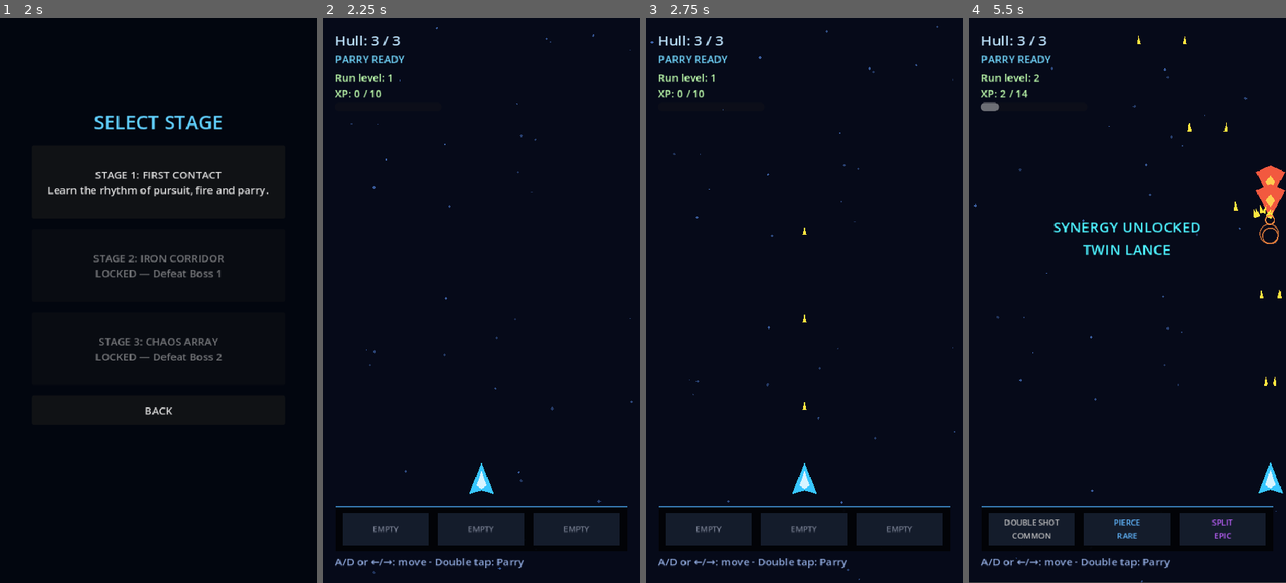
Above: before the commit, frames 1-4 (left to right).
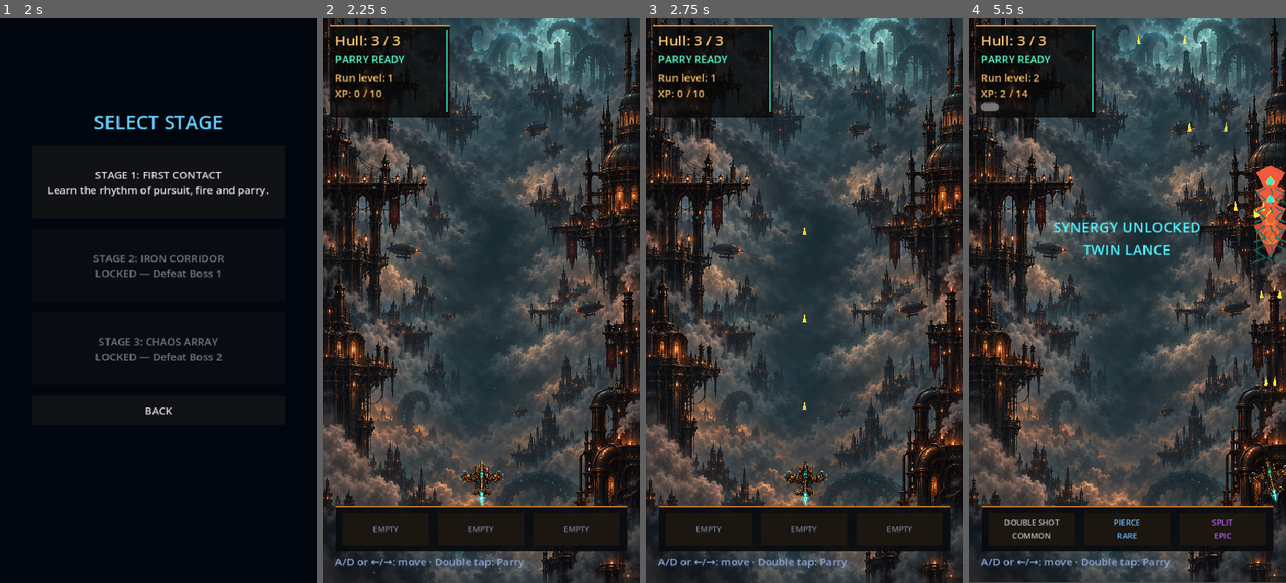
Above: after the commit, the same moments.

Repository: Gonz007/Bullet-Rogue
Game: Godot game, scene res://scenes/MainMenu.tscn
The game is run twice, just before and just after one commit, with the same random seed, the same clock (stepped at 60 frames per second) and the same inputs.
Inputs (mouse positions are in pixels of both pictures, inside the frame that each line leads up to):
- Up to frame 1 (2 s): click "PLAY" at 0.5 s; click "PLAY" at 1.25 s
- Up to frame 2 (2.25 s): click "STAGE 1: FIRST CONTACT Learn …" at 2 s
- Up to frame 3 (2.75 s): no input
- Up to frame 4 (5.5 s): tap Enter (ui_accept) at 2.75, 3.02, 3.77, 5.27 s; move the mouse to (1197, 272) at 2.77 s; hold D (move_right) 2.78-3.53 s; tap R at 2.85 s; click (1197, 272) at 2.92 s; move the mouse to (1064, 328) at 3.52 s; hold A (move_left) 3.53-4.28 s; tap 1 at 3.6 s; click (1064, 328) at 3.67 s; move the mouse to (1159, 176) at 4.27 s; hold D (move_right) from 4.28 s (still down); tap 2 at 4.35 s; click (1159, 176) at 4.42 s; move the mouse to (1111, 413) at 5.02 s; tap 3 at 5.1 s; click (1111, 413) at 5.17 s

Frame 1 is identical in both runs. In frame 2, 77% of the frame differs, in the area x 0-100%, y 0-100%; in frame 3, 77%; in frame 4, 77%.

Commit message:
feat: add steampunk alien visual pass

Diff:
--- a/scenes/Main.tscn
+++ b/scenes/Main.tscn
@@ -35,6 +35,8 @@
 [ext_resource type="PackedScene" path="res://scenes/ui/ShopUI.tscn" id="22_shop_ui"]
 [ext_resource type="PackedScene" path="res://scenes/ui/PauseMenu.tscn" id="23_pause"]
 [ext_resource type="PackedScene" path="res://scenes/ui/TouchControls.tscn" id="34_touch"]
+[ext_resource type="Texture2D" path="res://assets/backgrounds/steampunk_alien_sky_v1.png" id="35_sky"]
+[ext_resource type="Script" path="res://scripts/visual/backdrop_atmosphere.gd" id="36_atmosphere"]
 
 [node name="Main" type="Node2D" unique_id=827351479]
 script = ExtResource("1_main")
@@ -44,6 +46,22 @@
 offset_bottom = 854.0
 mouse_filter = 2
 color = Color(0.025, 0.04, 0.1, 1)
+
+[node name="SteampunkSky" type="TextureRect" parent="Background"]
+layout_mode = 1
+anchors_preset = 15
+anchor_right = 1.0
+anchor_bottom = 1.0
+grow_horizontal = 2
+grow_vertical = 2
+mouse_filter = 2
+texture = ExtResource("35_sky")
+expand_mode = 1
+stretch_mode = 6
+
+[node name="Atmosphere" type="Node2D" parent="."]
+z_index = 1
+script = ExtResource("36_atmosphere")
 
 [node name="ScrollLayer" type="Node2D" parent="." unique_id=16692188]
 
@@ -82,10 +100,34 @@
 
 [node name="HUD" type="CanvasLayer" parent="." unique_id=1980825833]
 
+[node name="StatusPlate" type="ColorRect" parent="HUD"]
+offset_left = 10.0
+offset_top = 10.0
+offset_right = 192.0
+offset_bottom = 150.0
+mouse_filter = 2
+color = Color(0.025, 0.028, 0.03, 0.78)
+
+[node name="CopperTop" type="ColorRect" parent="HUD/StatusPlate"]
+layout_mode = 0
+offset_right = 182.0
+offset_bottom = 2.0
+mouse_filter = 2
+color = Color(0.92, 0.58, 0.22, 0.92)
+
+[node name="AlienStatusLight" type="ColorRect" parent="HUD/StatusPlate"]
+layout_mode = 0
+offset_left = 176.0
+offset_top = 8.0
+offset_right = 179.0
+offset_bottom = 132.0
+mouse_filter = 2
+color = Color(0.18, 0.95, 0.75, 0.82)
+
 [node name="HealthLabel" type="Label" parent="HUD" unique_id=254296123]
 offset_left = 18.0
 offset_top = 18.0
-theme_override_colors/font_color = Color(0.75, 0.9, 1, 1)
+theme_override_colors/font_color = Color(1, 0.78, 0.42, 1)
 theme_override_font_sizes/font_size = 22
 text = "Hull: 3 / 3"
 
@@ -138,21 +180,21 @@
 [node name="ParryLabel" type="Label" parent="HUD" unique_id=169954950]
 offset_left = 18.0
 offset_top = 50.0
-theme_override_colors/font_color = Color(0.45, 0.85, 1, 1)
+theme_override_colors/font_color = Color(0.35, 1, 0.82, 1)
 theme_override_font_sizes/font_size = 16
 text = "PARRY READY"
 
 [node name="LevelLabel" type="Label" parent="HUD" unique_id=1168058073]
 offset_left = 18.0
 offset_top = 78.0
-theme_override_colors/font_color = Color(0.75, 1, 0.68, 1)
+theme_override_colors/font_color = Color(0.94, 0.72, 0.42, 1)
 theme_override_font_sizes/font_size = 16
 text = "Run level: 1"
 
 [node name="ExperienceLabel" type="Label" parent="HUD" unique_id=330526920]
 offset_left = 18.0
 offset_top = 102.0
-theme_override_colors/font_color = Color(0.75, 1, 0.68, 1)
+theme_override_colors/font_color = Color(0.94, 0.72, 0.42, 1)
 theme_override_font_sizes/font_size = 16
 text = "XP: 0 / 10"
 
@@ -192,7 +234,7 @@
 grow_horizontal = 2
 grow_vertical = 2
 mouse_filter = 2
-color = Color(0.008, 0.012, 0.025, 0.94)
+color = Color(0.035, 0.045, 0.055, 0.94)
 
 [node name="BorderTop" type="ColorRect" parent="HUD/CardPanel" unique_id=54944499]
 layout_mode = 1
@@ -201,7 +243,7 @@
 offset_bottom = 2.0
 grow_horizontal = 2
 mouse_filter = 2
-color = Color(0.25, 0.55, 0.8, 0.85)
+color = Color(0.82, 0.49, 0.16, 0.9)
 
 [node name="Slot1Back" type="ColorRect" parent="HUD/CardPanel" unique_id=894891184]
 layout_mode = 1
@@ -213,7 +255,7 @@
 grow_horizontal = 2
 grow_vertical = 2
 mouse_filter = 2
-color = Color(0.08, 0.11, 0.17, 1)
+color = Color(0.11, 0.09, 0.065, 0.96)
 
 [node name="Slot2Back" type="ColorRect" parent="HUD/CardPanel" unique_id=1279042158]
 layout_mode = 1
@@ -225,7 +267,7 @@
 grow_horizontal = 2
 grow_vertical = 2
 mouse_filter = 2
-color = Color(0.08, 0.11, 0.17, 1)
+color = Color(0.11, 0.09, 0.065, 0.96)
 
 [node name="Slot3Back" type="ColorRect" parent="HUD/CardPanel" unique_id=645865045]
 layout_mode = 1
@@ -237,7 +279,7 @@
 grow_horizontal = 2
 grow_vertical = 2
 mouse_filter = 2
-color = Color(0.08, 0.11, 0.17, 1)
+color = Color(0.11, 0.09, 0.065, 0.96)
 
 [node name="Slot1" type="Label" parent="HUD/CardPanel" unique_id=554251431]
 layout_mode = 1
--- a/scenes/Player.tscn
+++ b/scenes/Player.tscn
@@ -1,8 +1,10 @@
-[gd_scene load_steps=6 format=3]
+[gd_scene load_steps=8 format=3]
 
 [ext_resource type="Script" path="res://scripts/player.gd" id="1_player"]
 [ext_resource type="PackedScene" path="res://scenes/Projectile.tscn" id="2_projectile"]
 [ext_resource type="Script" path="res://scripts/weapon.gd" id="3_weapon"]
+[ext_resource type="Texture2D" path="res://assets/ships/steampunk_alien_plane_v1.png" id="4_plane"]
+[ext_resource type="Script" path="res://scripts/visual/player_steam_visual.gd" id="5_visual"]
 
 [sub_resource type="RectangleShape2D" id="1_shape"]
 size = Vector2(34, 46)
@@ -15,10 +17,12 @@
 projectile_scene = ExtResource("2_projectile")
 
 [node name="Body" type="Polygon2D" parent="."]
+visible = false
 polygon = PackedVector2Array(0, -28, 19, 20, 0, 14, -19, 20)
 color = Color(0.22, 0.78, 1, 1)
 
 [node name="Cockpit" type="Polygon2D" parent="."]
+visible = false
 polygon = PackedVector2Array(0, -16, 8, 7, 0, 12, -8, 7)
 color = Color(0.85, 0.96, 1, 1)
 
@@ -40,3 +44,11 @@
 
 [node name="CollisionShape2D" type="CollisionShape2D" parent="ParryArea"]
 shape = SubResource("2_parry_shape")
+
+[node name="VisualRig" type="Node2D" parent="."]
+z_index = 2
+script = ExtResource("5_visual")
+
+[node name="PlaneSprite" type="Sprite2D" parent="VisualRig"]
+texture = ExtResource("4_plane")
+scale = Vector2(0.055, 0.055)
--- a/scripts/bosses/boss.gd
+++ b/scripts/bosses/boss.gd
@@ -35,4 +35,4 @@
 		defeated.emit(self, damage_info)
 		died.emit(self, damage_info)
 		CombatEffect.spawn(get_tree().current_scene, global_position, Color(0.4, 0.95, 1.0), 96.0)
-		queue_free()
+		_play_death_visual()
--- a/scripts/enemy.gd
+++ b/scripts/enemy.gd
@@ -24,6 +24,9 @@
 	health = max_health
 	add_to_group("enemies")
 	body_entered.connect(_on_body_entered)
+	var visual := OrganicEnemyVisual.new()
+	visual.name = "OrganicMachineAccent"
+	add_child(visual)
 
 
 func take_damage(damage_info: DamageInfo) -> void:
@@ -40,7 +43,7 @@
 		CombatEffect.spawn(get_tree().current_scene, global_position, color, 32.0)
 		AudioManager.play_sfx("enemy_kill")
 		get_tree().call_group("screen_shake", "shake", 2.0, 0.07)
-		queue_free()
+		_play_death_visual()
 
 
 func leave_arena_if_needed() -> void:
@@ -75,9 +78,25 @@
 
 
 func _flash_hit(reflected: bool) -> void:
+	var visual := get_node_or_null("OrganicMachineAccent") as OrganicEnemyVisual
+	if visual != null:
+		visual.pulse_on_hit(reflected)
 	modulate = Color(0.4, 0.95, 1.0) if reflected else Color.WHITE
 	var tween := create_tween()
 	tween.tween_property(self, "modulate", Color.WHITE, 0.1)
+
+
+func _play_death_visual() -> void:
+	# Mark the dead target inert immediately, then allow a tiny visual breakdown.
+	collision_layer = 0
+	collision_mask = 0
+	monitoring = false
+	monitorable = false
+	var tween := create_tween()
+	tween.set_parallel(true)
+	tween.tween_property(self, "scale", scale * 1.22, 0.14).set_trans(Tween.TRANS_QUAD).set_ease(Tween.EASE_OUT)
+	tween.tween_property(self, "modulate:a", 0.0, 0.14)
+	tween.chain().tween_callback(queue_free)
 
 
 func _try_drop_coins() -> void:
--- a/scripts/main.gd
+++ b/scripts/main.gd
@@ -85,7 +85,7 @@
 		var size := random.randf_range(1.0, 2.8)
 		star.polygon = PackedVector2Array([Vector2(-size, 0), Vector2(0, -size), Vector2(size, 0), Vector2(0, size)])
 		star.position = Vector2(random.randf_range(0.0, 480.0), random.randf_range(-20.0, 880.0))
-		star.color = Color(0.28, 0.45, 0.75, random.randf_range(0.35, 0.9))
+		star.color = Color(0.2, 0.78, 0.73, random.randf_range(0.18, 0.52))
 		$ScrollLayer/Starfield.add_child(star)
 		stars.append(star)
 
--- a/scripts/player.gd
+++ b/scripts/player.gd
@@ -23,6 +23,7 @@
 var _dash_distance_remaining := 0.0
 var _parry_time_remaining := 0.0
 var _last_tap_time := {"move_left": -1.0, "move_right": -1.0}
+var _parry_hit_stop_id := 0
 
 
 func _ready() -> void:
@@ -36,6 +37,10 @@
 	var skin := SkinManager.get_equipped_skin()
 	$Body.color = skin.ship_color
 	$Cockpit.color = skin.cockpit_color
+	# The original polygons remain as collision-independent compatibility nodes;
+	# the new visual rig is intentionally not recoloured by cosmetic gameplay skins.
+	$Body.visible = false
+	$Cockpit.visible = false
 
 
 func _physics_process(delta: float) -> void:
@@ -111,6 +116,7 @@
 	health = max(health - amount, 0)
 	health_changed.emit(health, max_health)
 	AudioManager.play_sfx("player_hit")
+	$VisualRig.play_hit()
 	if health == 0:
 		is_dead = true
 		$Weapon.set_active(false)
@@ -123,7 +129,26 @@
 		return
 	area.reflect(Vector2.UP, reflected_projectile_speed, self)
 	if area is Projectile and area.team == Projectile.Team.PLAYER:
+		$VisualRig.play_parry()
+		_play_successful_parry_hit_stop()
 		projectile_parried.emit(area)
+
+
+func play_shot_feedback() -> void:
+	$VisualRig.play_shot_feedback()
+
+
+func _play_successful_parry_hit_stop() -> void:
+	# This is intentionally short and ignores time scale so controls never become
+	# sluggish; it is visual impact only, not a balance-affecting pause.
+	_parry_hit_stop_id += 1
+	var current_id := _parry_hit_stop_id
+	Engine.time_scale = 0.12
+	var timer := get_tree().create_timer(0.035, true, false, true)
+	timer.timeout.connect(func() -> void:
+		if current_id == _parry_hit_stop_id:
+			Engine.time_scale = 1.0
+	)
 
 
 func _draw() -> void:
--- /dev/null
+++ b/scripts/visual/backdrop_atmosphere.gd
@@ -0,0 +1,25 @@
+class_name BackdropAtmosphere
+extends Node2D
+
+## Lightweight moving haze drawn in code.  It sits above the painted sky but below
+## gameplay, so it gives depth without a second large texture on mobile devices.
+@export var drift_speed := 7.0
+
+var _drift := 0.0
+
+
+func _process(delta: float) -> void:
+	_drift = fmod(_drift + drift_speed * delta, 260.0)
+	queue_redraw()
+
+
+func _draw() -> void:
+	for layer in 4:
+		var y := 140.0 + layer * 210.0 + _drift
+		if y > 930.0:
+			y -= 840.0
+		var tint := Color(0.08, 0.2, 0.24, 0.08 + layer * 0.012)
+		for puff in 6:
+			var x := 35.0 + puff * 95.0 + sin(_drift * 0.018 + layer + puff) * 18.0
+			var radius := 38.0 + float((puff + layer) % 3) * 14.0
+			draw_circle(Vector2(x, y + sin(puff * 1.6) * 11.0), radius, tint)
--- /dev/null
+++ b/scripts/visual/organic_enemy_visual.gd
@@ -0,0 +1,47 @@
+class_name OrganicEnemyVisual
+extends Node2D
+
+## A shared, very low-cost alien-machinery accent for every enemy and boss.
+## It keeps all collision and combat geometry in the original scene nodes.
+var _time := 0.0
+var _hit_pulse := 0.0
+var _eye: Polygon2D
+
+
+func _ready() -> void:
+	z_index = 1
+	_eye = Polygon2D.new()
+	_eye.polygon = PackedVector2Array([Vector2(0, -8), Vector2(6, 0), Vector2(0, 8), Vector2(-6, 0)])
+	_eye.color = Color(0.15, 1.0, 0.82, 0.9)
+	_eye.position = Vector2(0, -3)
+	add_child(_eye)
+	scale = Vector2.ONE * 0.72
+	var tween := create_tween()
+	tween.tween_property(self, "scale", Vector2.ONE, 0.24).set_trans(Tween.TRANS_BACK).set_ease(Tween.EASE_OUT)
+
+
+func _process(delta: float) -> void:
+	_time += delta
+	_hit_pulse = maxf(0.0, _hit_pulse - delta * 4.5)
+	if _eye != null:
+		var pulse := 1.0 + sin(_time * 4.0) * 0.14 + _hit_pulse * 0.35
+		_eye.scale = Vector2.ONE * pulse
+		_eye.color = Color(0.95, 0.38, 0.18, 1.0) if _hit_pulse > 0.0 else Color(0.16, 0.95, 0.78, 0.88)
+	queue_redraw()
+
+
+func pulse_on_hit(reflected: bool) -> void:
+	_hit_pulse = 1.0
+	if reflected and _eye != null:
+		_eye.color = Color(0.35, 1.0, 1.0, 1.0)
+
+
+func _draw() -> void:
+	# Three subtle organic cables/tentacles; curves are redrawn rather than spawned.
+	for index in 3:
+		var side := -1.0 if index == 0 else 1.0 if index == 1 else 0.0
+		var sway := sin(_time * (2.0 + index * 0.3) + index) * 5.0
+		var points := PackedVector2Array([
+			Vector2(side * 8.0, 8.0), Vector2(side * 16.0 + sway, 15.0), Vector2(side * 11.0 - sway, 25.0), Vector2(side * 19.0 + sway, 31.0)
+		])
+		draw_polyline(points, Color(0.08, 0.45, 0.42, 0.72), 2.0, true)
--- /dev/null
+++ b/scripts/visual/player_steam_visual.gd
@@ -0,0 +1,59 @@
+class_name PlayerSteamVisual
+extends Node2D
+
+## Presentation-only rig.  Movement, collisions and the Weapon remain owned by
+## Player; this node only reacts to the public feedback hooks below.
+@onready var plane: Sprite2D = $PlaneSprite
+
+var _idle_time := 0.0
+var _recoil := 0.0
+var _muzzle_flash := 0.0
+var _parry_pulse := 0.0
+var _hit_flash := 0.0
+
+
+func _process(delta: float) -> void:
+	_idle_time += delta
+	_recoil = maxf(0.0, _recoil - delta * 30.0)
+	_muzzle_flash = maxf(0.0, _muzzle_flash - delta * 10.0)
+	_parry_pulse = maxf(0.0, _parry_pulse - delta * 3.8)
+	_hit_flash = maxf(0.0, _hit_flash - delta * 5.5)
+
+	var ship := get_parent() as Player
+	var bank_target := 0.0
+	if ship != null:
+		bank_target = clampf(-ship.velocity.x / 1550.0, -0.22, 0.22)
+	rotation = lerp_angle(rotation, bank_target, minf(delta * 9.0, 1.0))
+	position = Vector2(sin(_idle_time * 2.2) * 1.4, sin(_idle_time * 3.1) * 1.7 + _recoil * 2.2)
+	plane.modulate = Color(1.0, 0.52 + _hit_flash * 0.48, 0.52 + _hit_flash * 0.48, 1.0) if _hit_flash > 0.0 else Color.WHITE
+	queue_redraw()
+
+
+func play_shot_feedback() -> void:
+	_recoil = 1.0
+	_muzzle_flash = 1.0
+
+
+func play_parry() -> void:
+	_parry_pulse = 1.0
+
+
+func play_hit() -> void:
+	_hit_flash = 1.0
+
+
+func _draw() -> void:
+	# Animated turquoise propulsion below the brass aircraft.
+	var flame := 17.0 + sin(_idle_time * 18.0) * 4.0
+	draw_colored_polygon(PackedVector2Array([Vector2(-7, 23), Vector2(0, 23 + flame), Vector2(7, 23)]), Color(0.12, 0.95, 0.9, 0.42))
+	draw_colored_polygon(PackedVector2Array([Vector2(-3, 23), Vector2(0, 19 + flame), Vector2(3, 23)]), Color(0.72, 1.0, 0.96, 0.92))
+	# Brief brass/cyan cannon flare; weapon cadence and damage are unchanged.
+	if _muzzle_flash > 0.0:
+		var alpha := _muzzle_flash * 0.9
+		draw_circle(Vector2(0, -31), 7.0 * _muzzle_flash + 2.0, Color(1.0, 0.55, 0.12, alpha))
+	# Expanding parry wave, deliberately separate from the collision Area2D.
+	if _parry_pulse > 0.0:
+		var progress := 1.0 - _parry_pulse
+		var radius := lerpf(24.0, 62.0, progress)
+		draw_arc(Vector2.ZERO, radius, 0.0, TAU, 32, Color(0.22, 1.0, 0.9, _parry_pulse * 0.9), 2.5)
+		draw_circle(Vector2.ZERO, radius * 0.65, Color(0.1, 0.8, 0.75, _parry_pulse * 0.08))
--- a/scripts/weapon.gd
+++ b/scripts/weapon.gd
@@ -50,4 +50,6 @@
 		if _card_manager != null:
 			_card_manager.register_projectile(projectile)
 		projectile_fired.emit(projectile)
+	if _source != null and _source.has_method("play_shot_feedback"):
+		_source.play_shot_feedback()
 	AudioManager.play_sfx("player_shot")
Binary file added: assets/backgrounds/steampunk_alien_sky_v1.png
Binary file added: assets/ships/steampunk_alien_plane_v1.png
